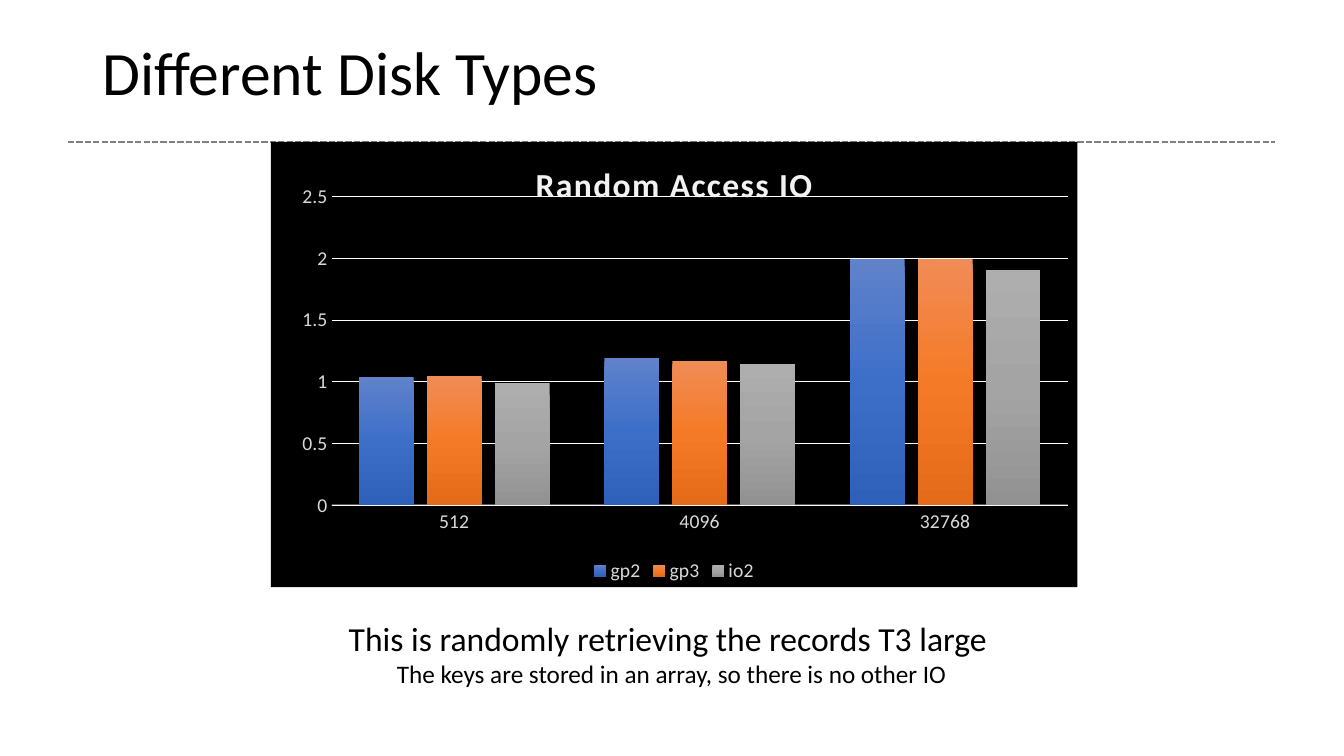
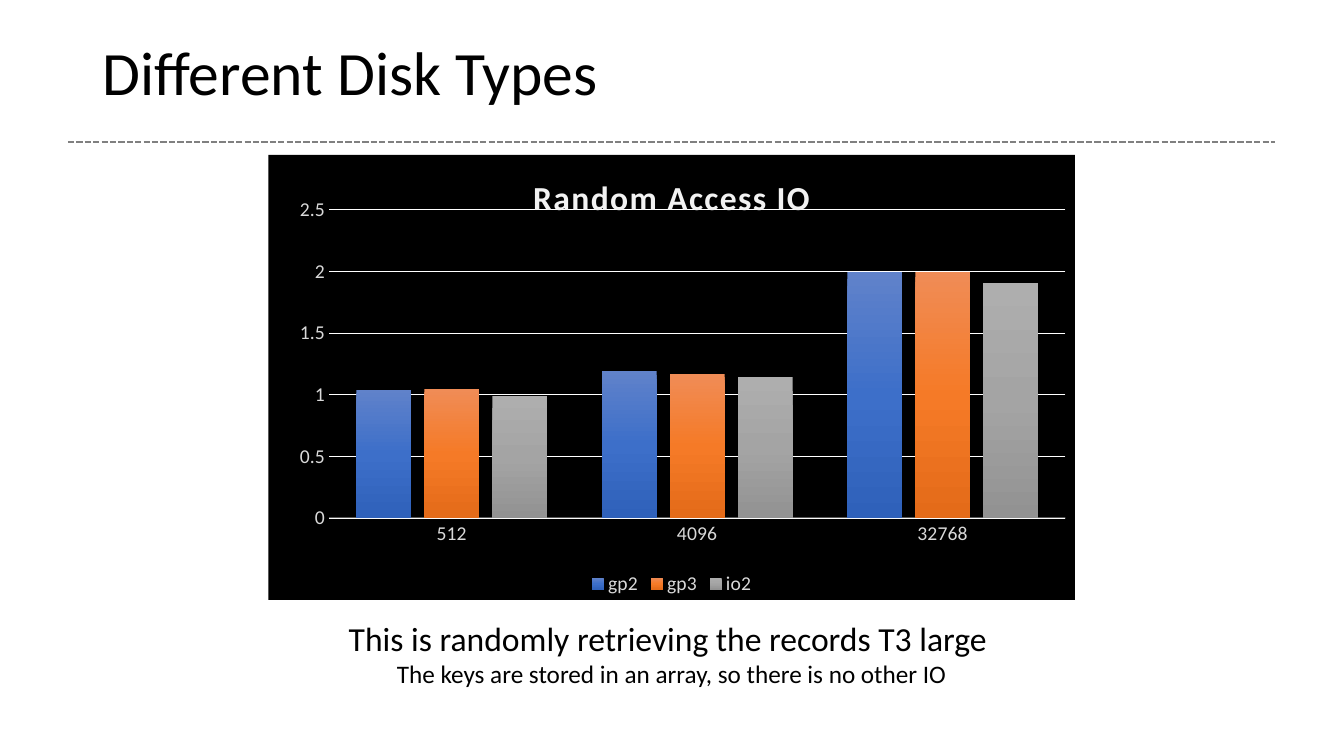
Before and after one commit to glenntu15/BuildVoterDatabase, a slide deck: slide 12 of Proj_presentation.pptx. Drawn at 1344x756 pixels with LibreOffice and Linux fonts; fonts in the diff are those of the drawing. Boxes give left, top, right and bottom in pixels: in the first picture for what was removed or moved away, otherwise in the second. Text is boxed around its words. In the diff, an @@ line names an element or a change of style, - is before the commit and + after.

```diff
--- a/Proj_presentation.pptx
+++ b/Proj_presentation.pptx
@@ column chart: place and size @@
-column chart at (271, 142, 1078, 588)
+column chart at (268, 155, 1075, 601)
```
Also in this commit, not shown: 5 other slides changed, 4 slides added, 1 slide removed.
